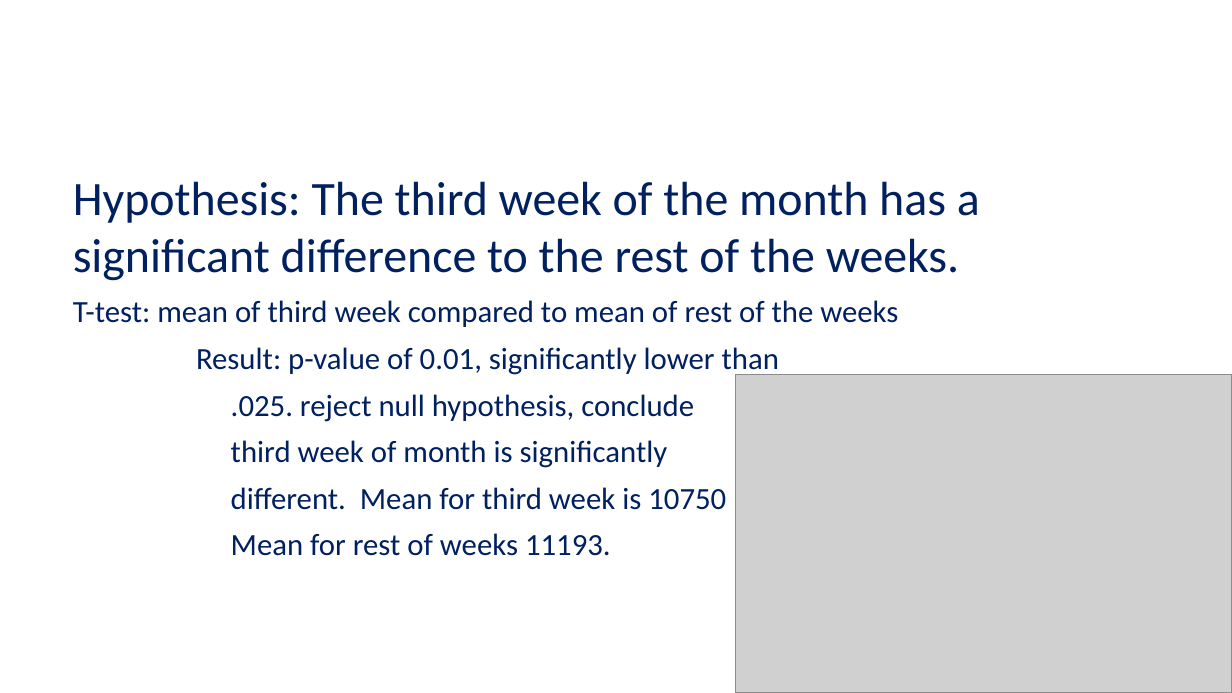
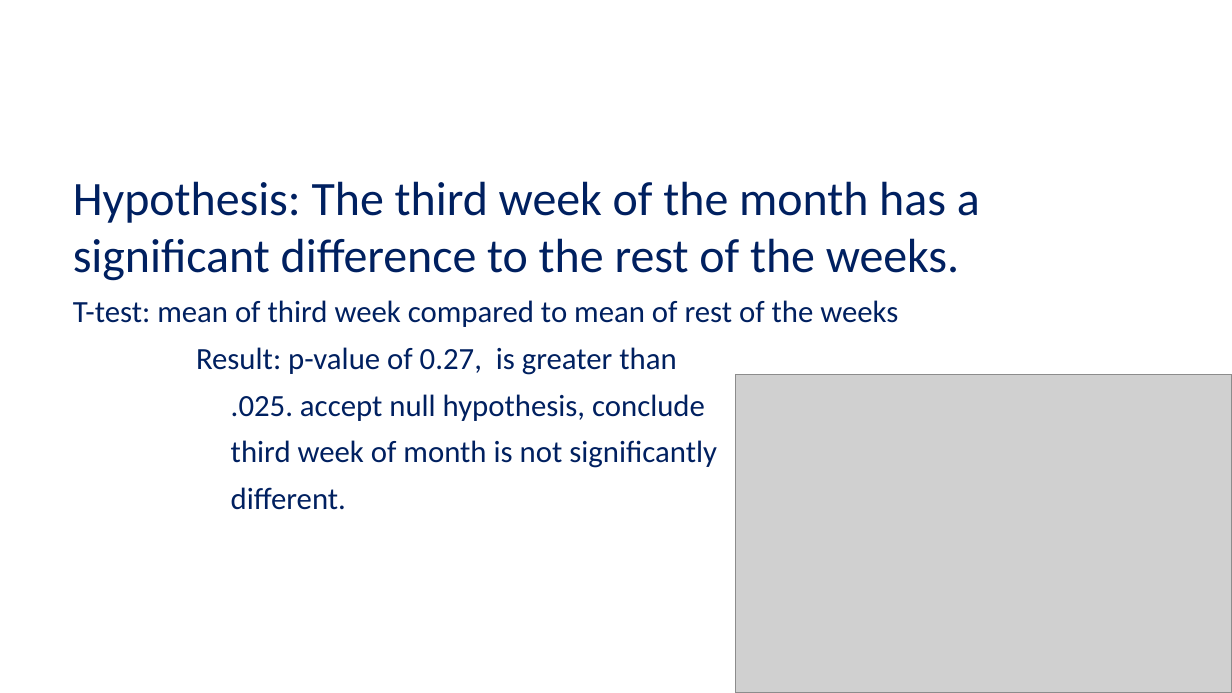
Before and after one commit to UNCG-CSE/G_Suite_Metrics, a slide deck: slide 35 of doc/G-suite_review_2 ppt (1).pptx. Drawn at 1232x693 pixels with LibreOffice and Linux fonts; fonts in the diff are those of the drawing; grey boxes stand for pictures; background and template pictures are left out. Boxes give left, top, right and bottom in pixels: in the first picture for what was removed or moved away, otherwise in the second. Text is boxed around its words. In the diff, an @@ line names an element or a change of style, - is before the commit and + after.

```diff
--- a/doc/G-suite_review_2 ppt (1).pptx
+++ b/doc/G-suite_review_2 ppt (1).pptx
@@ text at (196,347,717,510): text changed @@
-Result: p-value of 0.01, significantly lower than
-.025. reject null hypothesis, conclude
-third week of month is significantly
-different. Mean for third week is 10750
-Mean for rest of weeks 11193.
+Result: p-value of 0.27, is greater than
+.025. accept null hypothesis, conclude
+third week of month is not significantly
+different.
```
